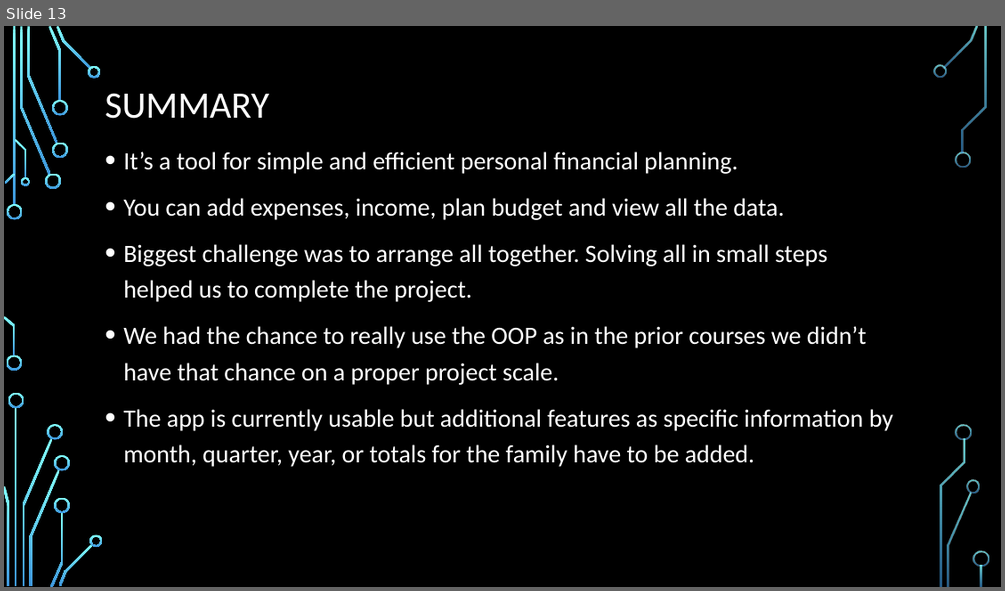
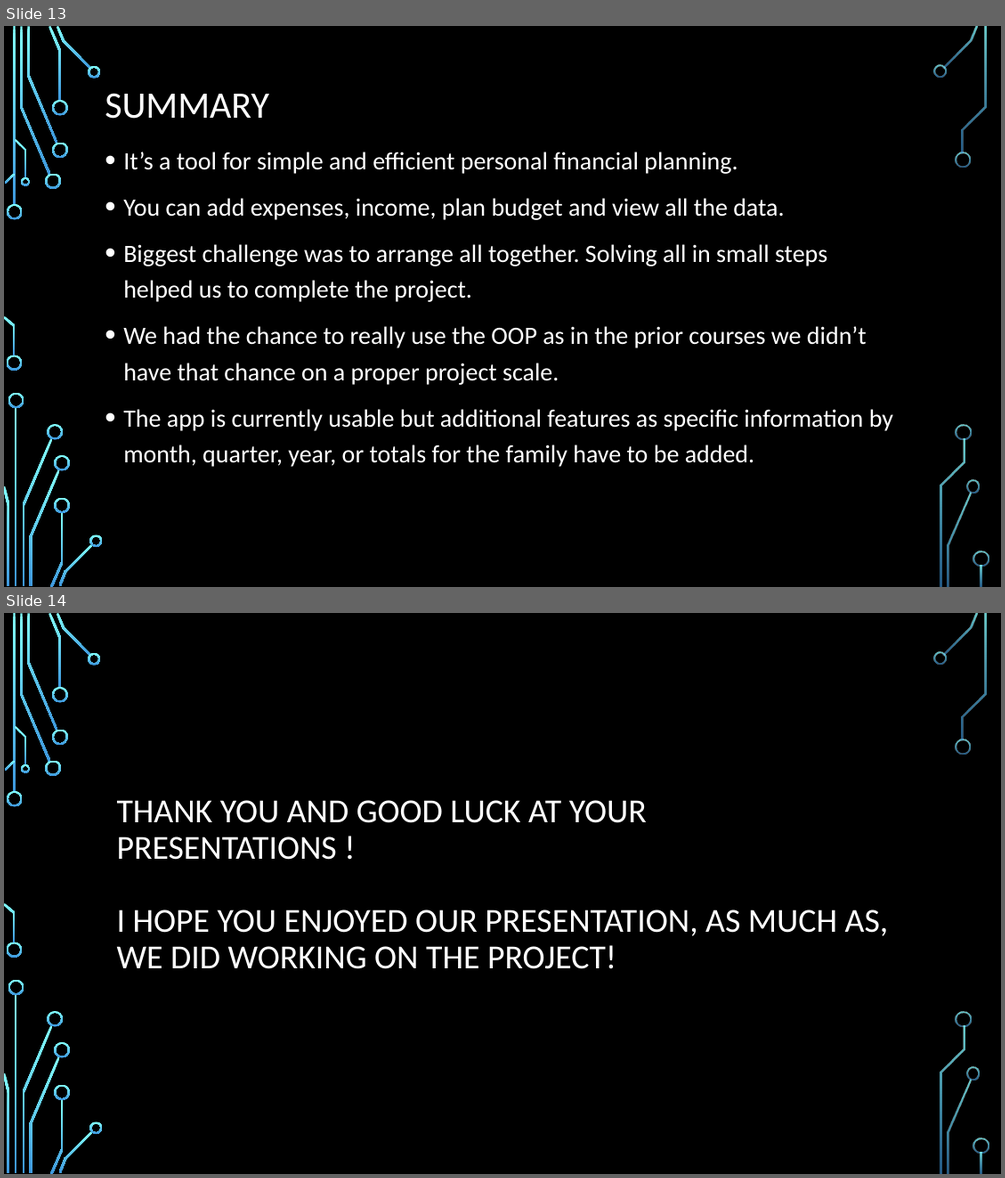
Before and after one commit to loritta/java2-familybei, a slide deck: Presentation_TP_Larisa_evening.pptx. Shown one above the other, each under a label of ours: slide 13 before the commit, slides 13 and 14 after it. The pictures are 1005x591 and 1005x1178 pixels, drawn with LibreOffice and Linux fonts; fonts in the diff are those of the drawing; background and template pictures are left out. Boxes give left, top, right and bottom in pixels: in the first picture for what was removed or moved away, otherwise in the second. Text is boxed around its words. In the diff, an @@ line names an element or a change of style, - is before the commit and + after.

```diff
--- a/Presentation_TP_Larisa_evening.pptx
+++ b/Presentation_TP_Larisa_evening.pptx
@@ slide 14 added at (4,613,1001,1174), background picture (left out); not listed: 36 template elements that a slide beside it also shows @@
@@ title added at (117,800,889,969), 32.4 pt, text #FFFFFF @@
+THANK YOU AND GOOD LUCK AT YOUR
+PRESENTATIONS !
+I HOPE YOU ENJOYED OUR PRESENTATION, AS MUCH AS, WE DID WORKING ON THE PROJECT!
```
Also in this commit, not shown: 1 other file.
